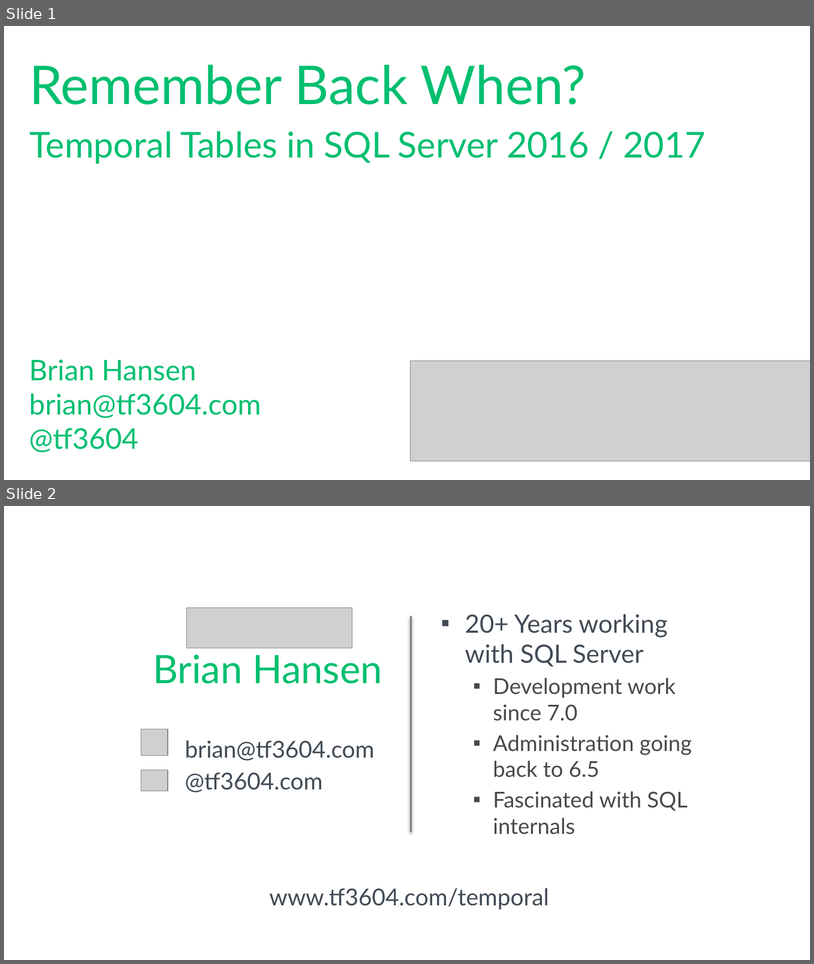
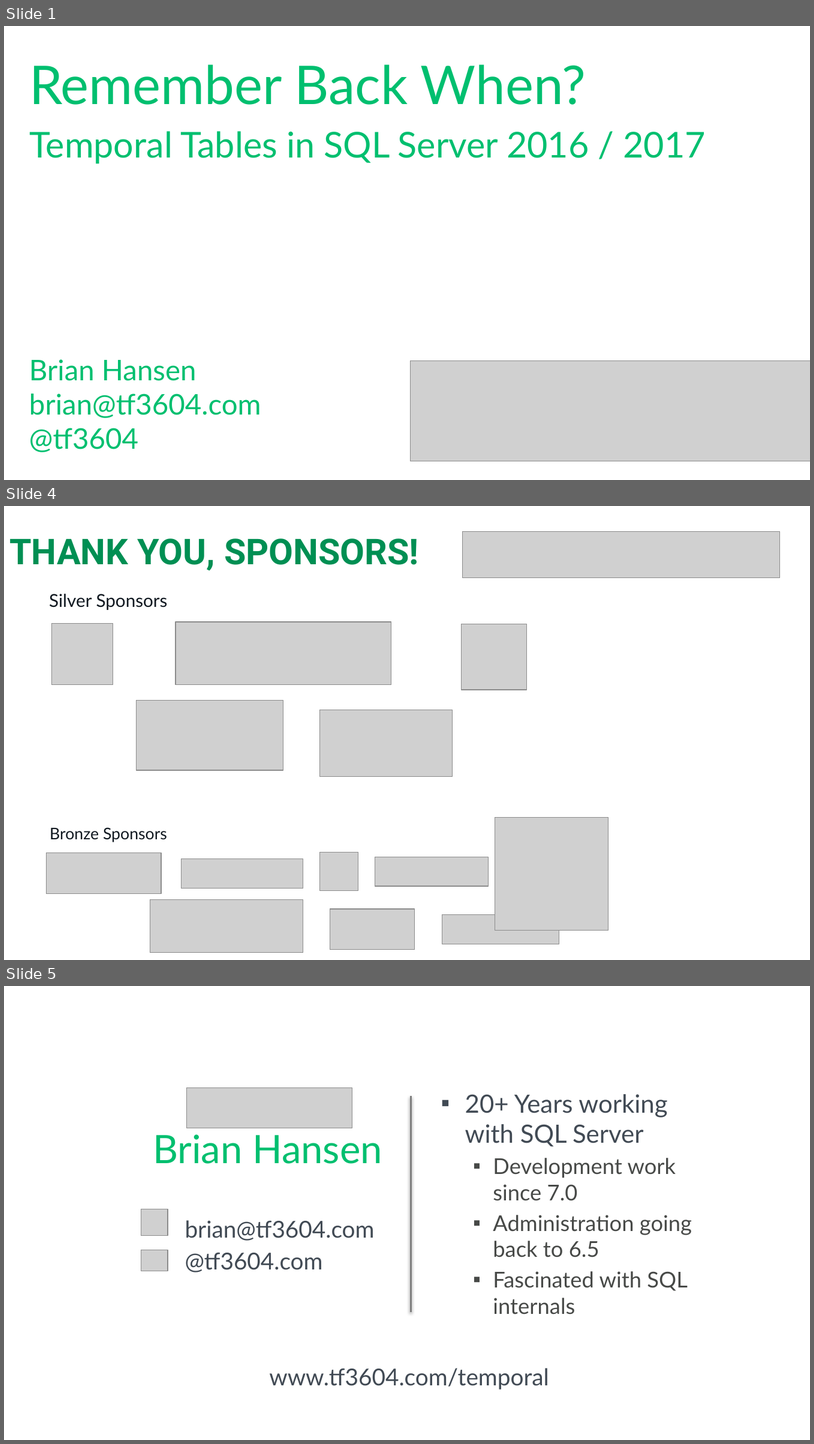
Before and after one commit to tf3604/RememberWhenTemporal, a slide deck: Temporal.pptx. Shown one above the other, each under a label of ours: slides 1 and 2 before the commit, slides 1, 4 and 5 after it; the slides between them are not shown. The pictures are 814x964 and 814x1444 pixels, drawn with LibreOffice and Linux fonts; fonts in the diff are those of the drawing; grey boxes stand for pictures; background and template pictures are left out. Boxes give left, top, right and bottom in pixels: in the first picture for what was removed or moved away, otherwise in the second. Text is boxed around its words. In the diff, an @@ line names an element or a change of style, - is before the commit and + after.

Commit message:
Add Sioux Falls sponsor slides into deck.

```diff
--- a/Temporal.pptx
+++ b/Temporal.pptx
@@ slide 4 added at <box>4,506,810,960</box>, background #FFFFFF @@
@@ text added at <box>9,538,419,571</box>, 40 pt, text #008F53, bold @@
+THANK YOU, SPONSORS!
@@ picture added at <box>463,532,780,577</box> @@
@@ text added at <box>49,594,168,610</box>, 20 pt, text #101820 @@
+Silver Sponsors
@@ picture added at <box>52,623,113,685</box> @@
@@ picture added at <box>176,622,391,685</box> @@
@@ picture added at <box>461,624,526,689</box> @@
@@ picture added at <box>137,700,284,769</box> @@
@@ picture added at <box>320,709,453,776</box> @@
@@ text added at <box>50,827,167,842</box>, 18 pt, text #101820 @@
+Bronze Sponsors
@@ picture added at <box>495,817,609,930</box> @@
@@ picture added at <box>46,853,161,894</box> @@
@@ picture added at <box>181,859,303,888</box> @@
@@ picture added at <box>320,852,359,890</box> @@
@@ picture added at <box>375,857,488,886</box> @@
@@ picture added at <box>150,900,303,952</box> @@
@@ picture added at <box>330,909,415,949</box> @@
@@ picture added at <box>443,915,560,944</box> @@
@@ what was slide 2 is now slide 5 @@
```
Also in this commit, not shown: 2 other slides added.
